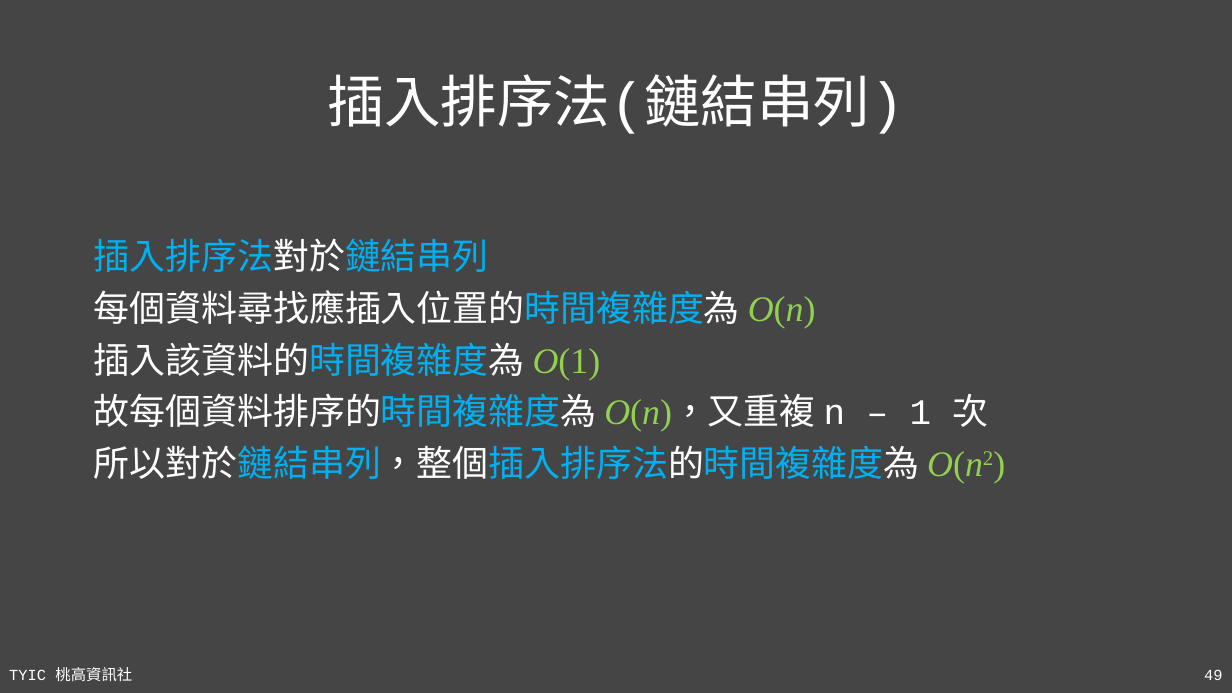
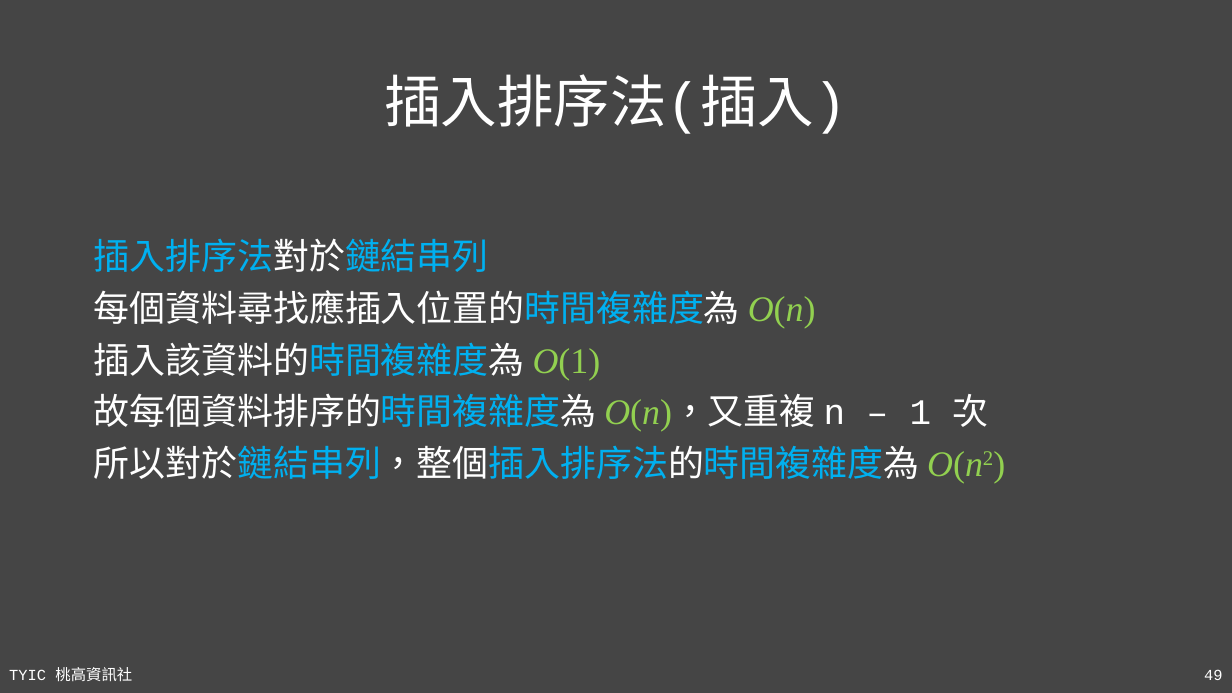
Before and after one commit to TYSHIC/slides, a slide deck: slide 49 of ppt/90_基礎資料結構與演算法.pptx. Drawn at 1232x693 pixels with LibreOffice and Linux fonts; fonts in the diff are those of the drawing. Boxes give left, top, right and bottom in pixels: in the first picture for what was removed or moved away, otherwise in the second. Text is boxed around its words. In the diff, an @@ line names an element or a change of style, - is before the commit and + after.

```diff
--- a/ppt/90_基礎資料結構與演算法.pptx
+++ b/ppt/90_基礎資料結構與演算法.pptx
@@ title at (384, 74, 847, 134): text changed @@
-插入排序法(鏈結串列)
+插入排序法(插入)
```
Also in this commit, not shown: 7 other slides changed, 21 other files.
